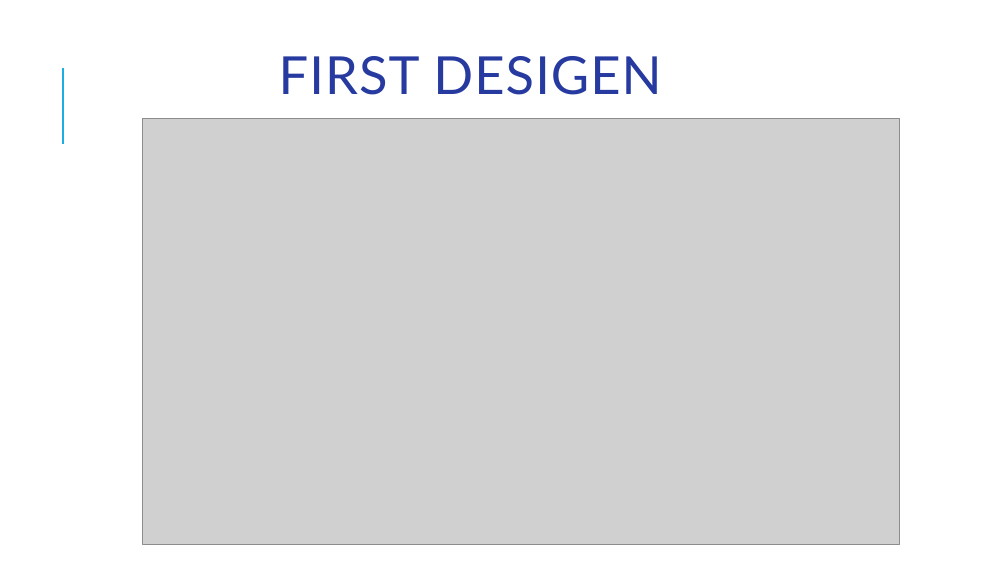
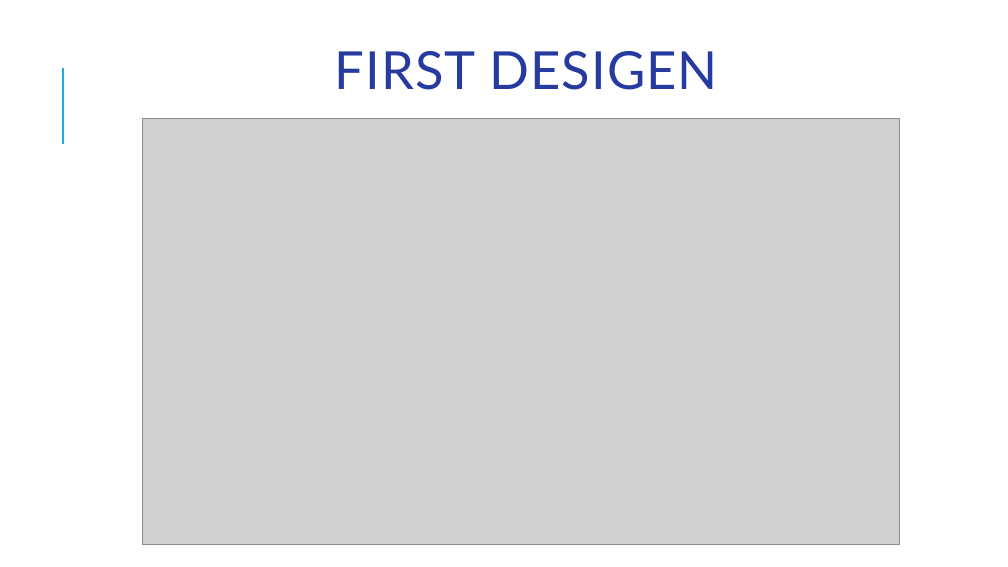
Before and after one commit to RoiZundak/madeJLM-Company, a slide deck: slide 4 of SDF-Software Ducument Folder/ActiveC presentation.pptx. Drawn at 1008x567 pixels with LibreOffice and Linux fonts; fonts in the diff are those of the drawing; grey boxes stand for pictures; background and template pictures are left out. Boxes give left, top, right and bottom in pixels: in the first picture for what was removed or moved away, otherwise in the second. Text is boxed around its words. In the diff, an @@ line names an element or a change of style, - is before the commit and + after.

```diff
--- a/SDF-Software Ducument Folder/ActiveC presentation.pptx
+++ b/SDF-Software Ducument Folder/ActiveC presentation.pptx
@@ title "FIRST DESIGEN": place and size @@
-title "FIRST DESIGEN" at box(279, 56, 661, 95)
+title "FIRST DESIGEN" at box(335, 51, 718, 90)
```
Also in this commit, not shown: 4 other slides changed, 1 slide added, 1 slide removed.
